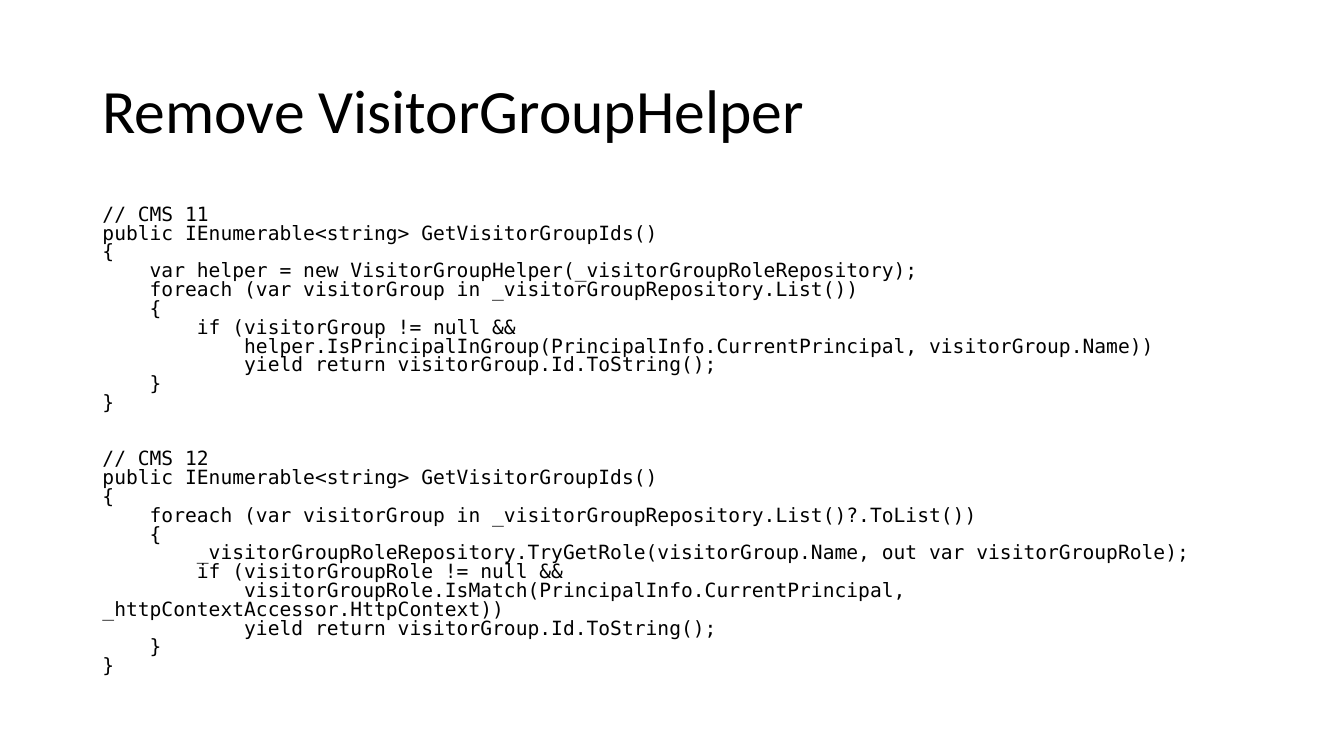
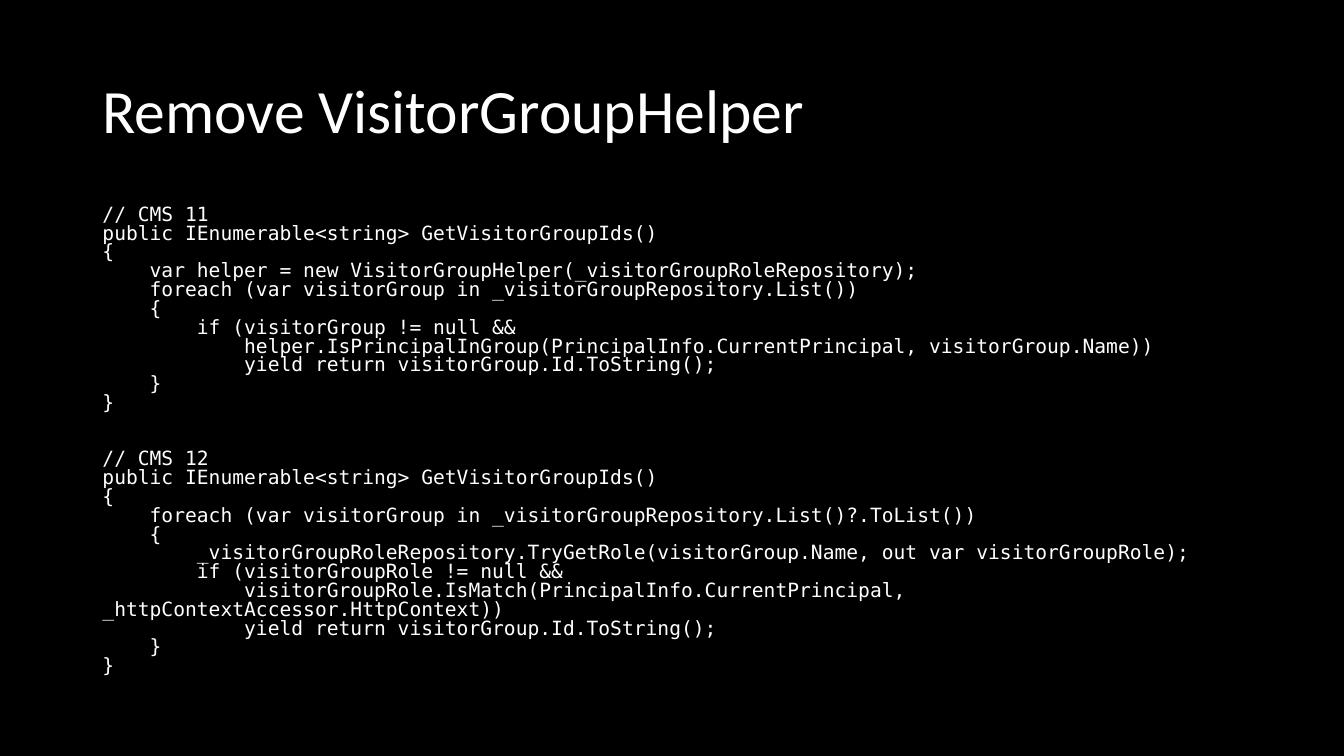
Before and after one commit to DrewNull/optimizely-cms12-upgrade, a slide deck: slide 44 of Presentation--Upgrading-to-CMS-12-and-Commerce-14.pptx. Drawn at 1344x756 pixels with LibreOffice and Linux fonts; fonts in the diff are those of the drawing. Boxes give left, top, right and bottom in pixels: in the first picture for what was removed or moved away, otherwise in the second. Text is boxed around its words. In the diff, an @@ line names an element or a change of style, - is before the commit and + after.

```diff
--- a/Presentation--Upgrading-to-CMS-12-and-Commerce-14.pptx
+++ b/Presentation--Upgrading-to-CMS-12-and-Commerce-14.pptx
@@ background #FFFFFF to #000000 @@
@@ title "Remove VisitorGroupHelper" at box(102, 90, 804, 143): text colour #000000 to #FFFFFF @@
@@ text "// CMS 11 public IEnumerable<string> ..." at box(102, 206, 1189, 640): text colour #000000 to #FFFFFF @@
```
Also in this commit, not shown: 44 other slides changed, 2 slides added, 2 slides removed, 1 other file.
